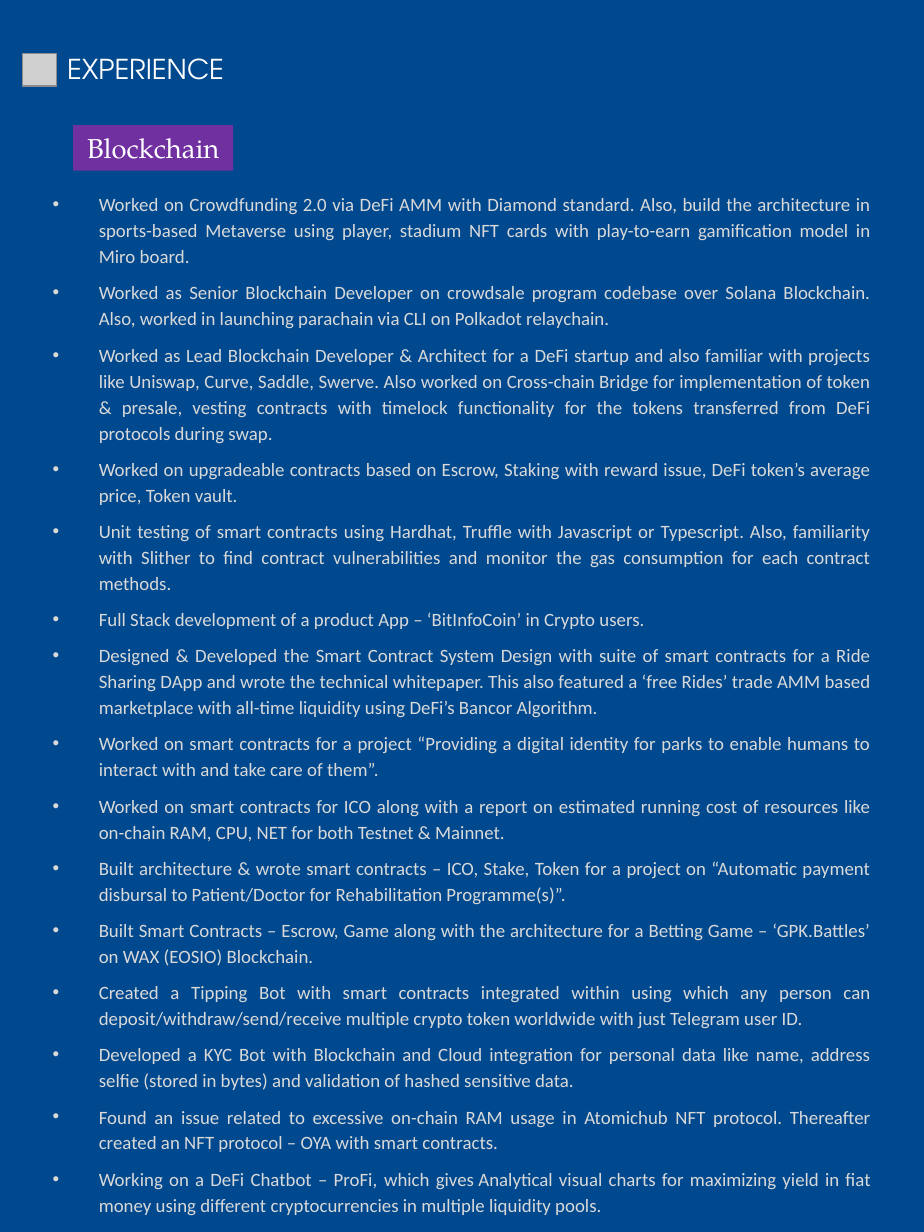
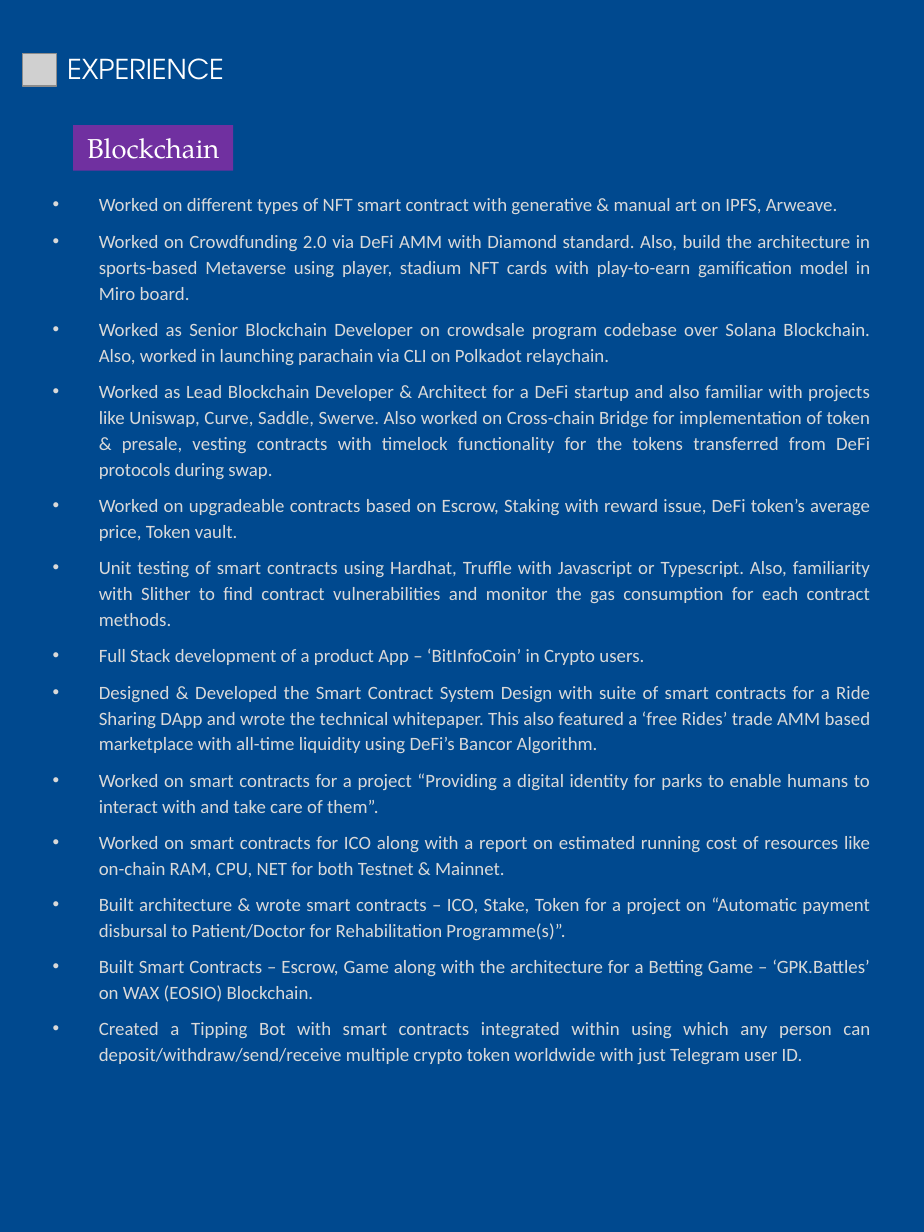
Before and after one commit to abhi3700/my_resume, a slide deck: slide 2 of my_resume.pptx. Drawn at 924x1232 pixels with LibreOffice and Linux fonts; fonts in the diff are those of the drawing; grey boxes stand for pictures. Boxes give left, top, right and bottom in pixels: in the first picture for what was removed or moved away, otherwise in the second. Text is boxed around its words. In the diff, an @@ line names an element or a change of style, - is before the commit and + after.

```diff
--- a/my_resume.pptx
+++ b/my_resume.pptx
@@ text at <box>99,198,838,215</box>: paragraph added @@
+• Worked on different types of NFT smart contract with generative & manual art on IPFS, Arweave.
@@ text at <box>99,1048,871,1216</box>: paragraphs removed @@
-• Developed a KYC Bot with Blockchain and Cloud integration for personal data like name, address selfie (stored in bytes) and validation of hashed sensitive data.
-• Found an issue related to excessive on-chain RAM usage in Atomichub NFT protocol. Thereafter created an NFT protocol – OYA with smart contracts.
-• Working on a DeFi Chatbot – ProFi, which gives Analytical visual charts for maximizing yield in fiat money using different cryptocurrencies in multiple liquidity pools.
```
Also in this commit, not shown: 2 other slides changed, 1 other file.
